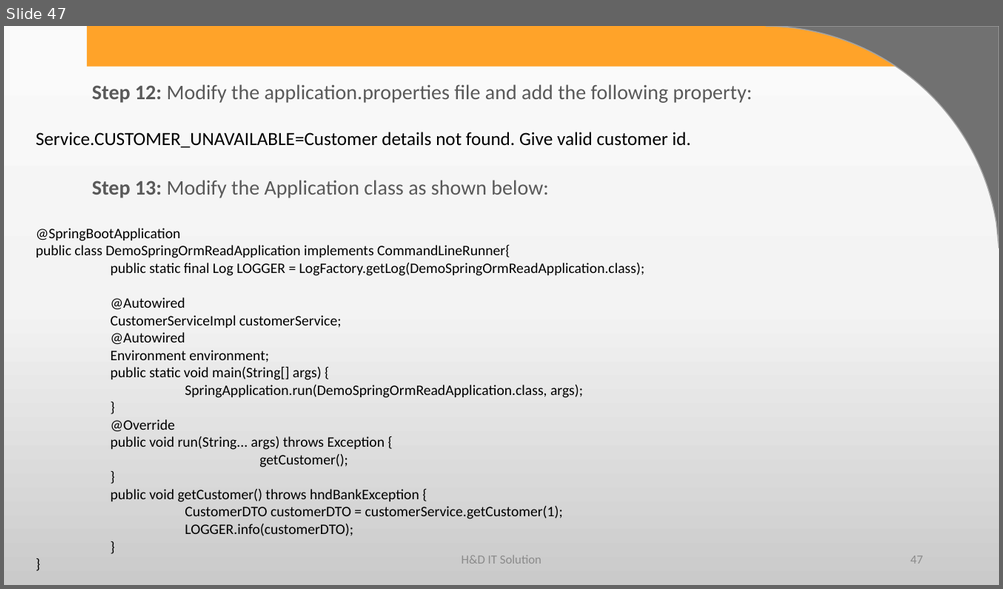
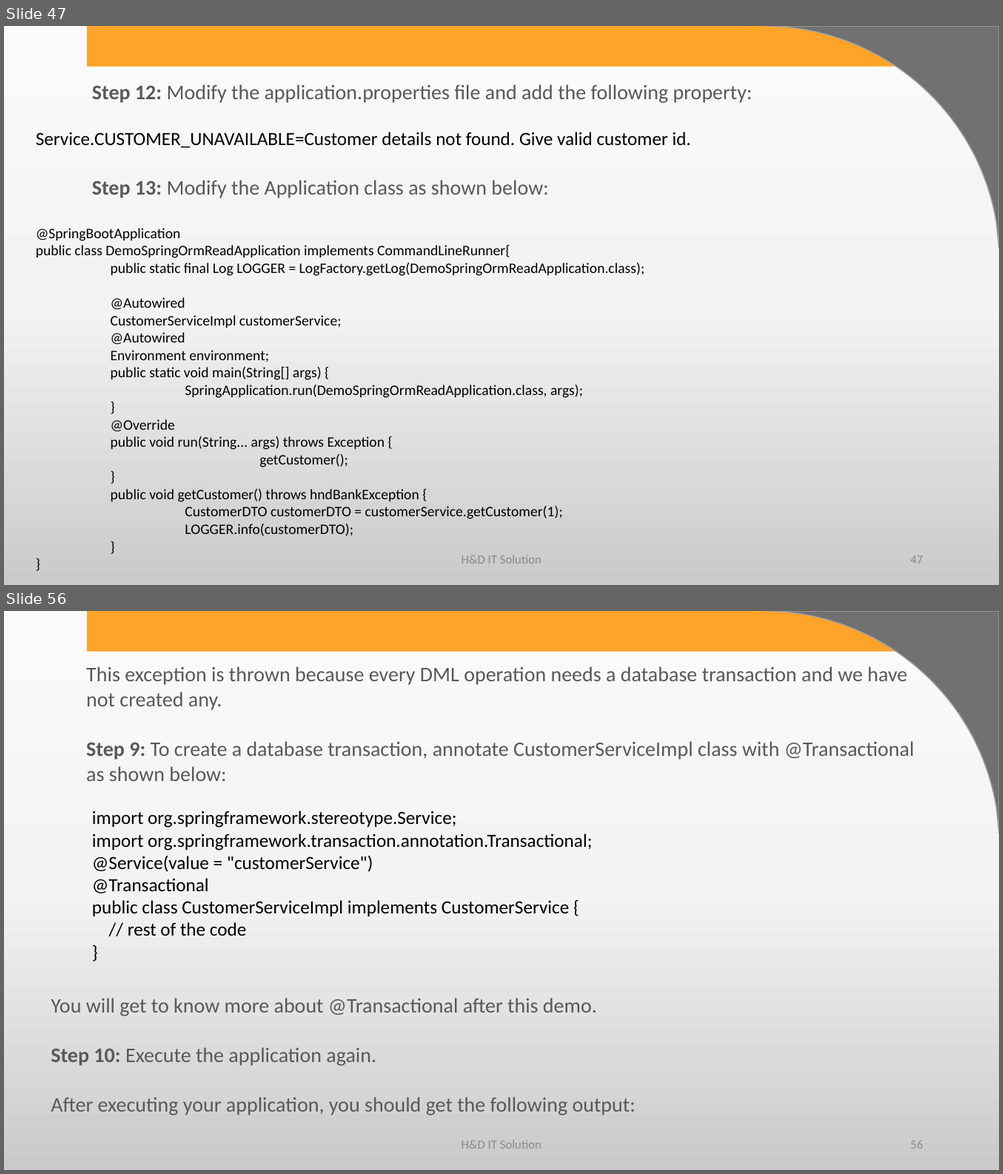
Before and after one commit to harshadasawant/spring_boot1, a slide deck: infinite/src/main/ppt/Persistence Layer using Spring Boot.pptx. Shown one above the other, each under a label of ours: slide 47 before the commit, slides 47 and 56 after it; the slides between them are not shown. The pictures are 1003x589 and 1003x1174 pixels, drawn with LibreOffice and Linux fonts; fonts in the diff are those of the drawing; background and template pictures are left out. Boxes give left, top, right and bottom in pixels: in the first picture for what was removed or moved away, otherwise in the second. Text is boxed around its words. In the diff, an @@ line names an element or a change of style, - is before the commit and + after.

```diff
--- a/infinite/src/main/ppt/Persistence Layer using Spring Boot.pptx
+++ b/infinite/src/main/ppt/Persistence Layer using Spring Boot.pptx
@@ slide 56 added at [4,611,999,1170], background gradient #FBFBFB to #F4F4F4 to #CBCBCB; not listed: 2 template elements that a slide beside it also shows @@
@@ text added at [86,667,914,781], 20 pt, text #595959 @@
+This exception is thrown because every DML operation needs a database transaction and we have not created any.
+Step 9: To create a database transaction, annotate CustomerServiceImpl class with @Transactional as shown below:
@@ text added at [92,811,592,936], 18 pt, text #000000 @@
+import org.springframework.stereotype.Service;
+import org.springframework.transaction.annotation.Transactional;
+@Service(value = "customerService")
+@Transactional
+public class CustomerServiceImpl implements CustomerService {
+// rest of the code
+}
@@ text added at [51,998,635,1116], 20 pt, text #595959 @@
+You will get to know more about @Transactional after this demo.
+Step 10: Execute the application again.
+After executing your application, you should get the following output:
@@ text added at [461,1141,541,1149], 12 pt, text #8C8C8C @@
+H&D IT Solution
@@ page number added at [910,1141,922,1149], 12 pt, text #8C8C8C @@
+56
```
Also in this commit, not shown: 97 other slides added, 6 other files.
